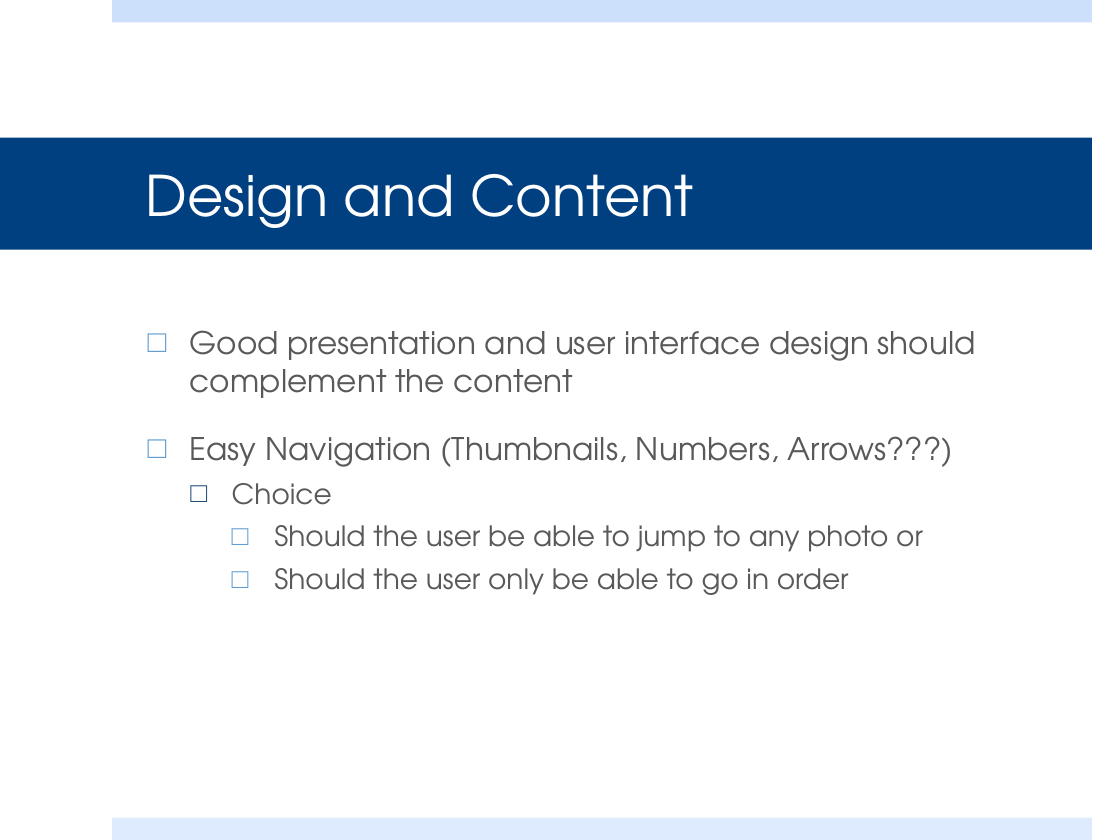
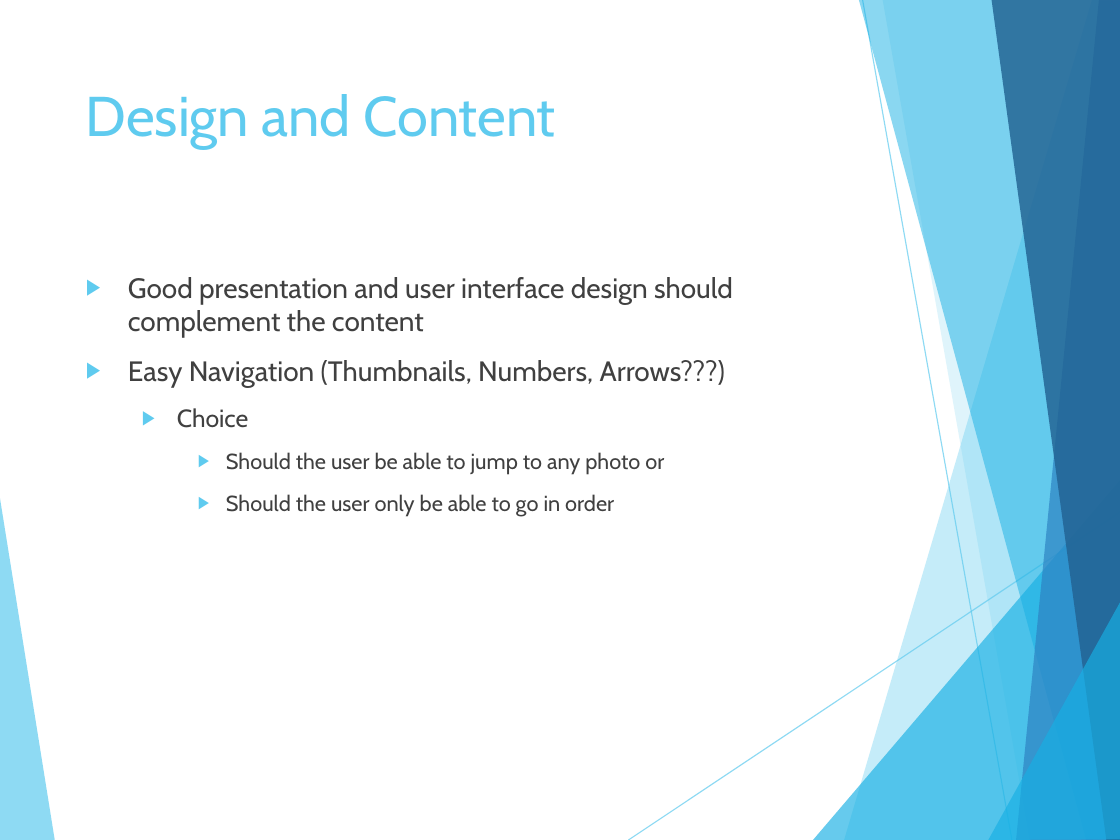
Before and after one commit to steven-king/mj487, a slide deck: slide 3 of Class08_sliders/EditingForClicks.pptx. Drawn at 1120x840 pixels with LibreOffice and Linux fonts; fonts in the diff are those of the drawing. Boxes give left, top, right and bottom in pixels: in the first picture for what was removed or moved away, otherwise in the second. Text is boxed around its words. In the diff, an @@ line names an element or a change of style, - is before the commit and + after.

Commit message:
adding slider content

```diff
--- a/Class08_sliders/EditingForClicks.pptx
+++ b/Class08_sliders/EditingForClicks.pptx
@@ rectangle removed at (112, 0, 1092, 22) @@
@@ title "Design and Content": place and size @@
-title "Design and Content" at (0, 138, 1092, 250)
+title "Design and Content" at (86, 94, 556, 148)
@@ title "Design and Content" at (86, 94, 556, 148): font TeX Gyre Adventor to Cabin, text colour #FFFFFF to #5FCBEF; vertical alignment middle to top; fill #004080 to none @@
@@ text "Good presentation and user interface ...": place and size @@
-text "Good presentation and user interface ..." at (190, 330, 976, 595)
+text "Good presentation and user interface ..." at (128, 277, 733, 516)
@@ text "Good presentation and user interface ..." at (128, 277, 733, 516): size 20 to 18 pt in "Good presentation and user interface design should ...", "Easy Navigation (Thumbnails, Numbers, Arrows???)"; font TeX Gyre Adventor to Cabin, text colour #595959 to #404040; size 18 to 16 pt in "Choice"; size 18 to 14 pt in "Should the user be able to jump ...", "Should the user only be able to ..."; bullet □ to ▶; less space between paragraphs; bullet colour #629DD1 to #5FCBEF; more space between paragraphs; bullet colour #234F77 to #5FCBEF @@
@@ group added at (0, 0, 1120, 840): 8 freeform shapes, 2 lines @@
@@ rectangle removed at (112, 818, 1092, 840) @@
```
Also in this commit, not shown: 19 other slides changed, 5 slides added, 5 slides removed, 2 other files.
